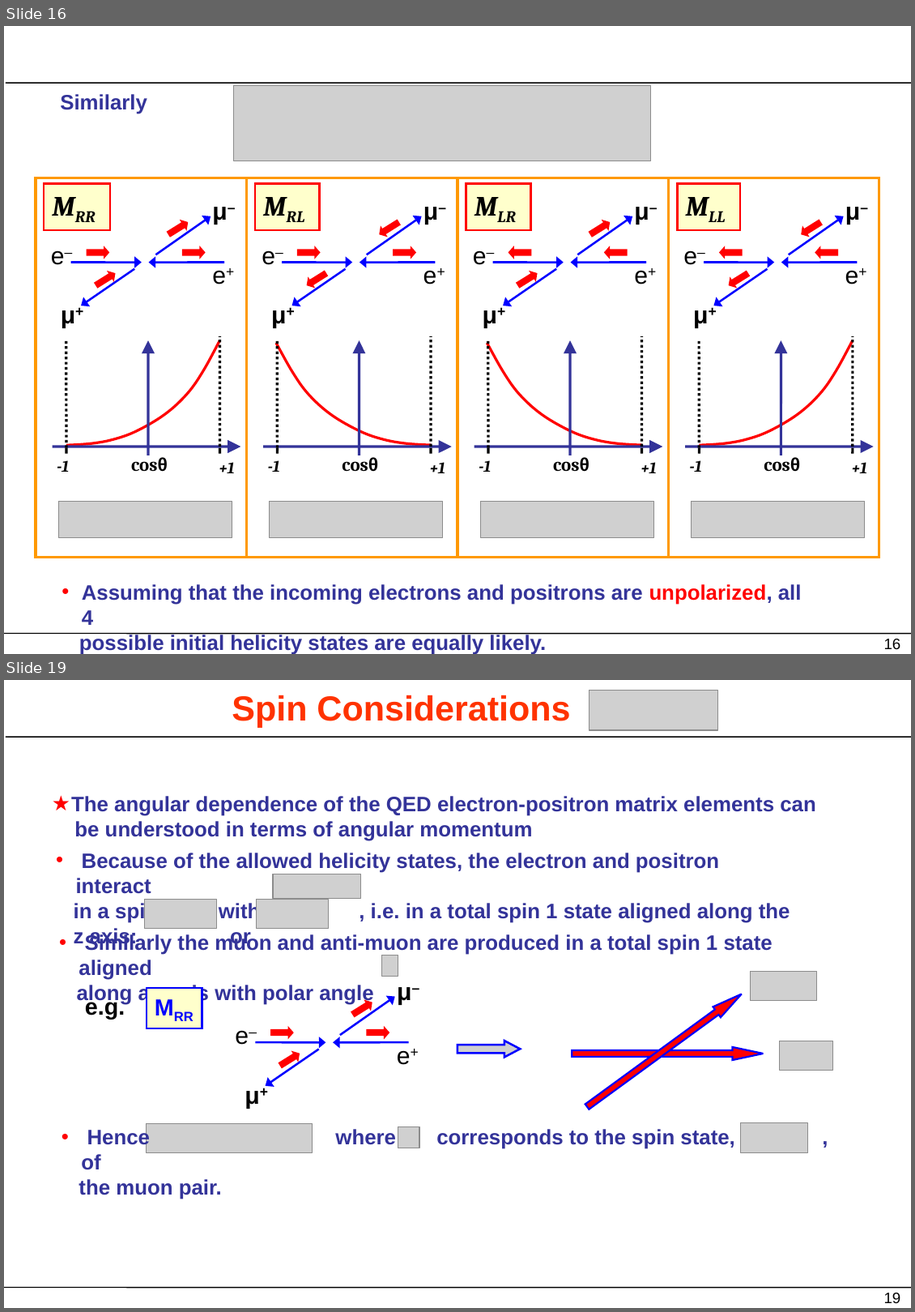
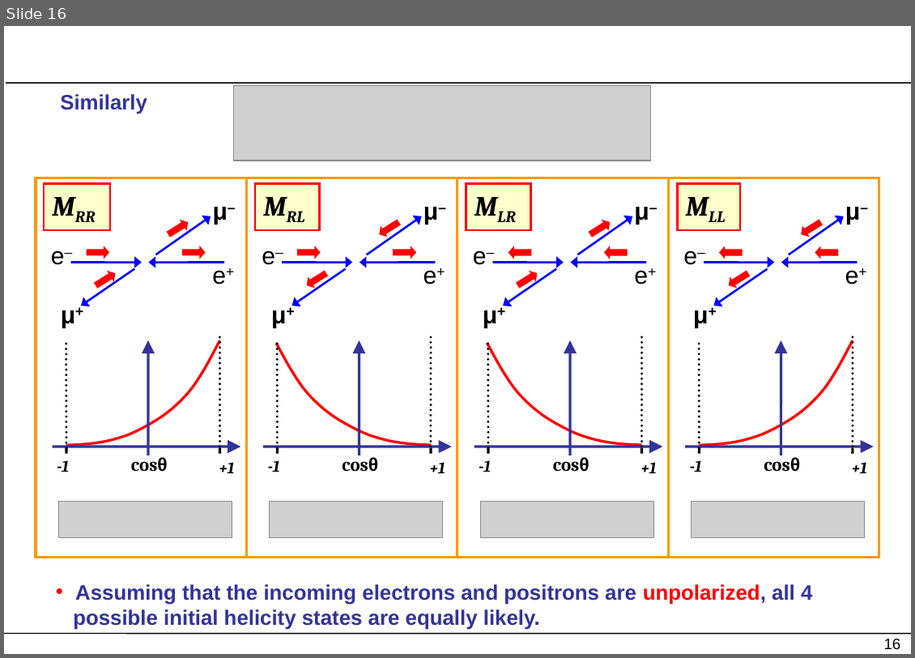
Before and after one commit to parbol/PlazaDefinitivo, a slide deck: DesarrolloDeTemas/Tema5/Transparencias/Tema5.pptx. Shown one above the other, each under a label of ours: slides 16 and 19 before the commit, slide 16 after it; the slides between them are not shown. The pictures are 915x1312 and 915x658 pixels, drawn with LibreOffice and Linux fonts; fonts in the diff are those of the drawing; grey boxes stand for pictures. Boxes give left, top, right and bottom in pixels: in the first picture for what was removed or moved away, otherwise in the second. Text is boxed around its words. In the diff, an @@ line names an element or a change of style, - is before the commit and + after.

```diff
--- a/DesarrolloDeTemas/Tema5/Transparencias/Tema5.pptx
+++ b/DesarrolloDeTemas/Tema5/Transparencias/Tema5.pptx
@@ slide 19 removed at (x1=4, y1=680, x2=911, y2=1308), background #FFFFFF; not listed: 2 template elements that a slide beside it also shows @@
@@ text removed at (x1=232, y1=695, x2=570, y2=728) @@
-Spin Considerations
@@ picture removed at (x1=589, y1=690, x2=718, y2=730) @@
@@ free removed at (x1=44, y1=787, x2=830, y2=846) @@
-★ The angular dependence of the QED electron-positron matrix elements can
-be understood in terms of angular momentum
@@ free removed at (x1=48, y1=842, x2=801, y2=926) @@
-• Because of the allowed helicity states, the electron and positron interact
-in a spin state with , i.e. in a total spin 1 state aligned along the
-z axis: or
@@ picture removed at (x1=273, y1=874, x2=360, y2=899) @@
@@ picture removed at (x1=145, y1=900, x2=216, y2=929) @@
@@ picture removed at (x1=257, y1=900, x2=329, y2=929) @@
@@ free removed at (x1=51, y1=925, x2=849, y2=984) @@
-• Similarly the muon and anti-muon are produced in a total spin 1 state aligned
-along an axis with polar angle
@@ picture removed at (x1=381, y1=955, x2=398, y2=976) @@
@@ free removed at (x1=77, y1=987, x2=134, y2=1024) @@
-e.g.
@@ freeform shape removed at (x1=147, y1=988, x2=202, y2=1028) @@
-MRR
@@ freeform shape removed at (x1=583, y1=989, x2=745, y2=1113) @@
@@ picture removed at (x1=750, y1=972, x2=816, y2=1001) @@
@@ picture removed at (x1=458, y1=1040, x2=520, y2=1057) @@
@@ picture removed at (x1=780, y1=1040, x2=833, y2=1070) @@
@@ group removed at (x1=227, y1=972, x2=434, y2=1113): 4 arrows, 4 frees, 4 freeform shapes @@
-e–
-e+
-μ+
-μ–
@@ freeform shape removed at (x1=572, y1=1047, x2=762, y2=1060) @@
@@ group removed at (x1=53, y1=1119, x2=853, y2=1178): 3 pictures, 1 free @@
-• Hence where corresponds to the spin state, , of
-the muon pair.
@@ page number removed at (x1=698, y1=1284, x2=910, y2=1308) @@
-19
@@ slide 16 changed as well @@
@@ outline redrawn in 4 elements at (x1=66, y1=340, x2=219, y2=446), (x1=487, y1=343, x2=641, y2=445), (x1=276, y1=343, x2=431, y2=445), (x1=699, y1=340, x2=852, y2=446) @@
@@ free "Assuming that the incoming electrons ..." resized from (x1=53, y1=574, x2=820, y2=633) to (x1=48, y1=574, x2=828, y2=633) @@
@@ text in free at (x1=75, y1=584, x2=812, y2=604): indent changed @@
```
Also in this commit, not shown: 23 other slides changed, 18 other files.
